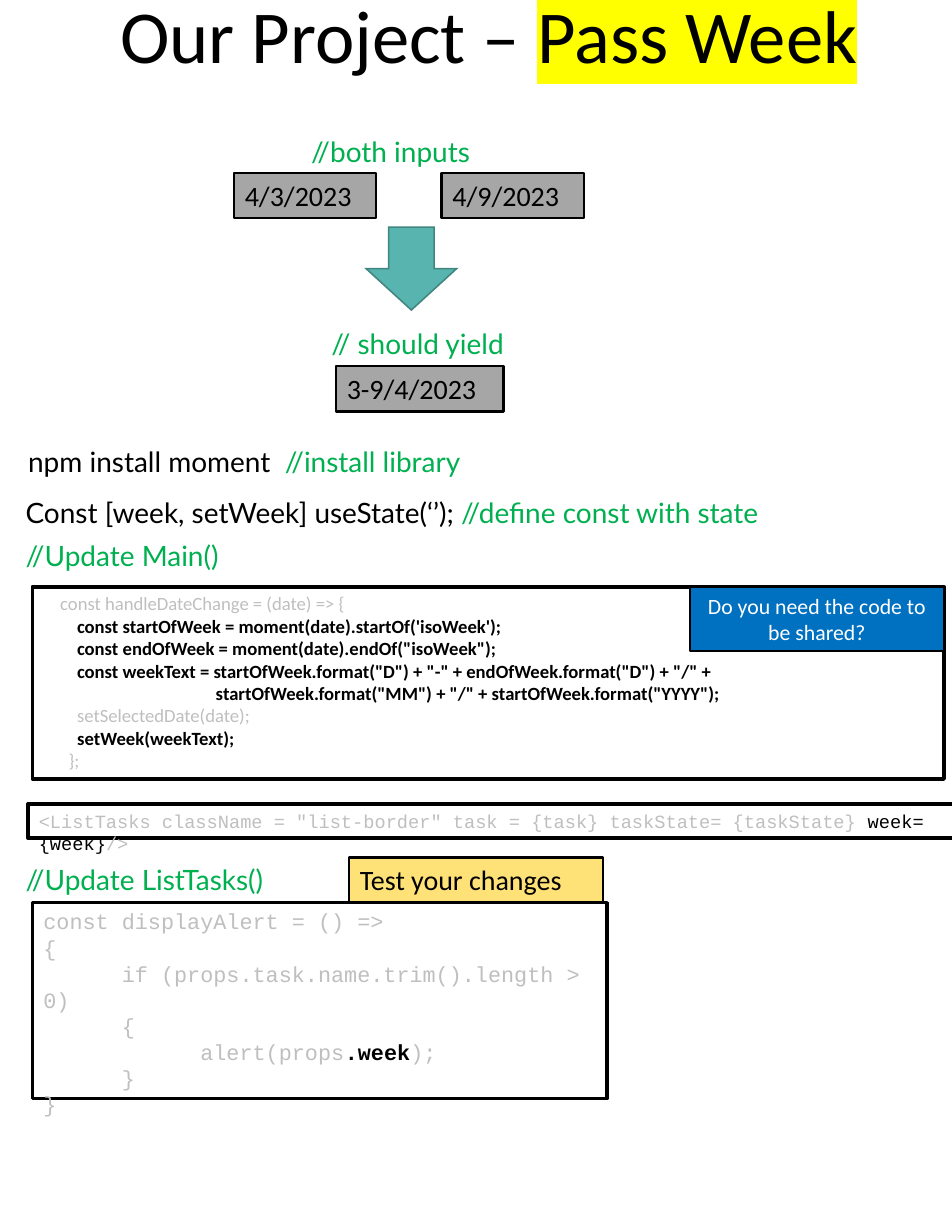
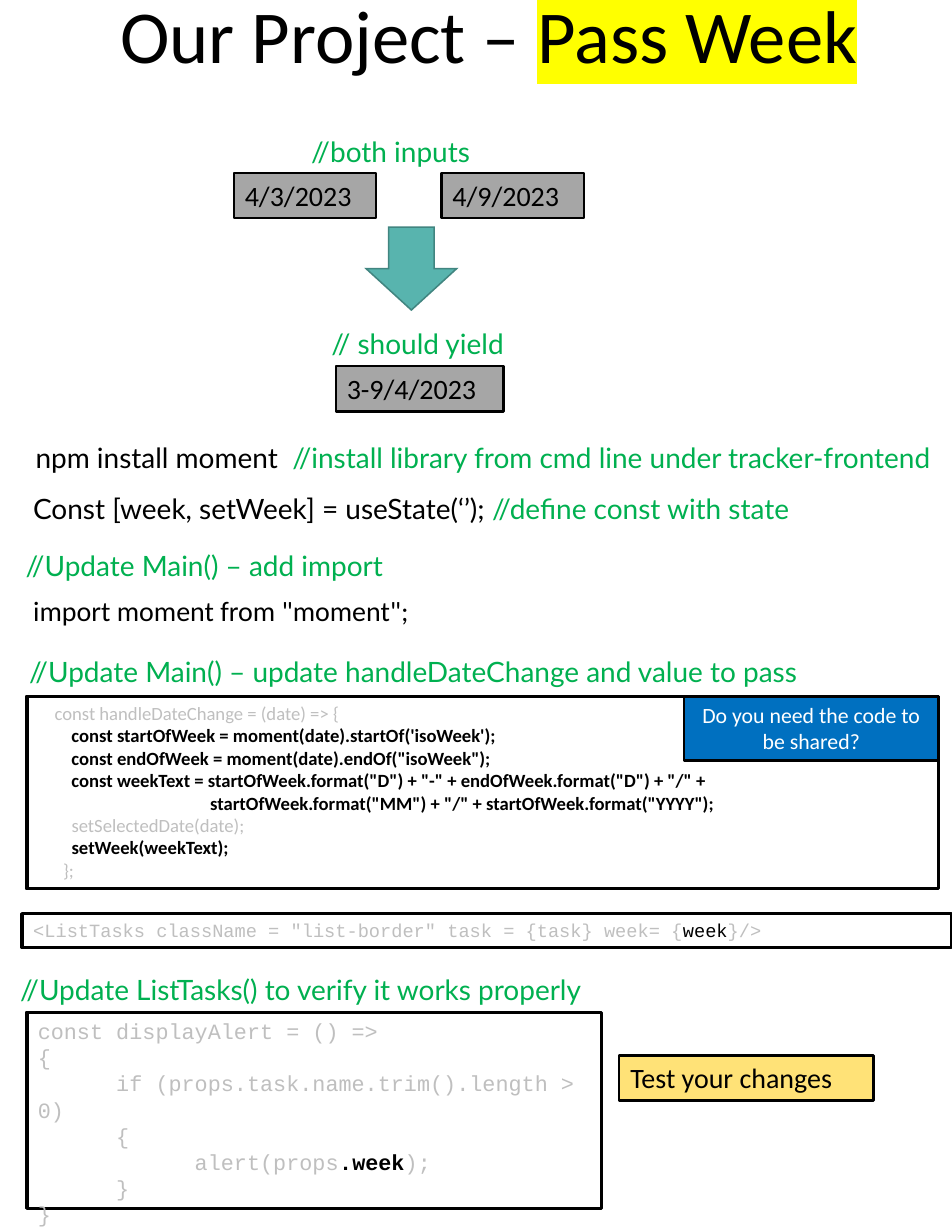
Before and after one commit to scorpion0511/mytracker, a slide deck: slide 58 of doc/React.pptx. Drawn at 952x1232 pixels with LibreOffice and Linux fonts; fonts in the diff are those of the drawing. Boxes give left, top, right and bottom in pixels: in the first picture for what was removed or moved away, otherwise in the second. Text is boxed around its words. In the diff, an @@ line names an element or a change of style, - is before the commit and + after.

```diff
--- a/doc/React.pptx
+++ b/doc/React.pptx
@@ text at (36,447,930,473): text changed; text colour #000000 to #00B050 @@
-npm install moment //install library
+npm install moment //install library from cmd line under tracker-frontend
@@ text at (33,497,789,523): text changed @@
-Const [week, setWeek] useState(‘’); //define const with state
+Const [week, setWeek] = useState(‘’); //define const with state
@@ text at (26,554,383,581): text changed @@
-//Update Main()
+//Update Main() – add import
@@ text added at (33,601,409,626), 18 pt, text #000000 @@
+import moment from "moment";
@@ text added at (29,660,797,687), 18 pt, text #00B050 @@
+//Update Main() – update handleDateChange and value to pass
@@ 4 rectangles: place and size @@
-4 rectangles at (28,587,952,1099)
+4 rectangles at (22,697,952,1208)
@@ text in rectangle at (33,924,761,941): text changed @@
-<ListTasks className = "list-border" task = {task} taskState= {taskState} week= {week}/>
+<ListTasks className = "list-border" task = {task} week= {week}/>
@@ text at (20,978,581,1005): text changed @@
-//Update ListTasks()
+//Update ListTasks() to verify it works properly
@@ rectangle "Test your changes": place and size @@
-rectangle "Test your changes" at (348,858,603,903)
+rectangle "Test your changes" at (619,1055,874,1100)
```
Also in this commit, not shown: 5 other slides changed.
